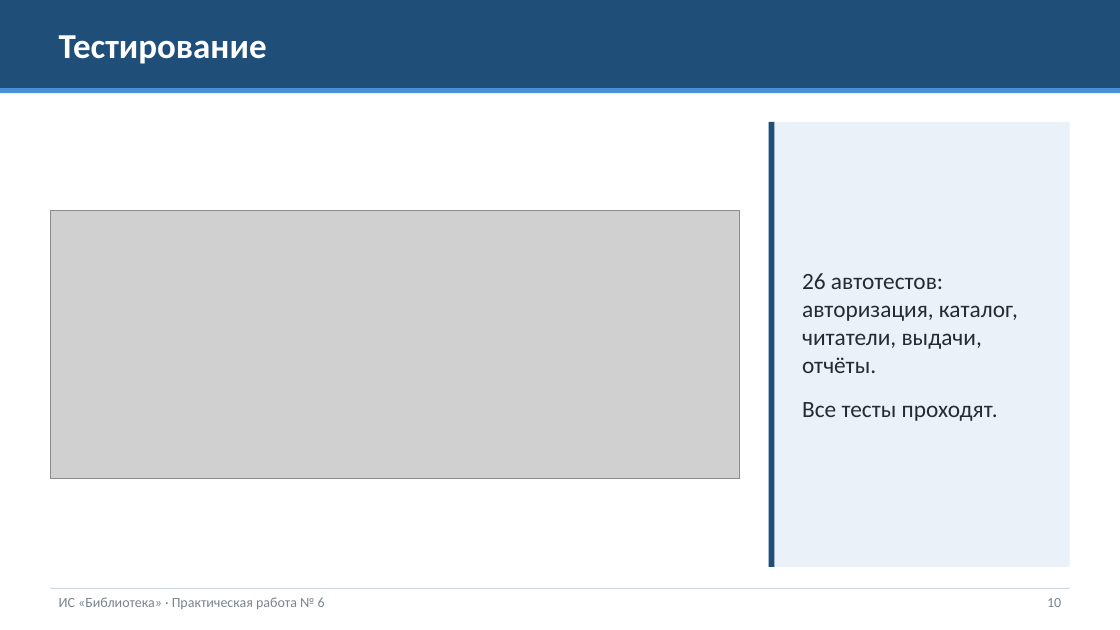
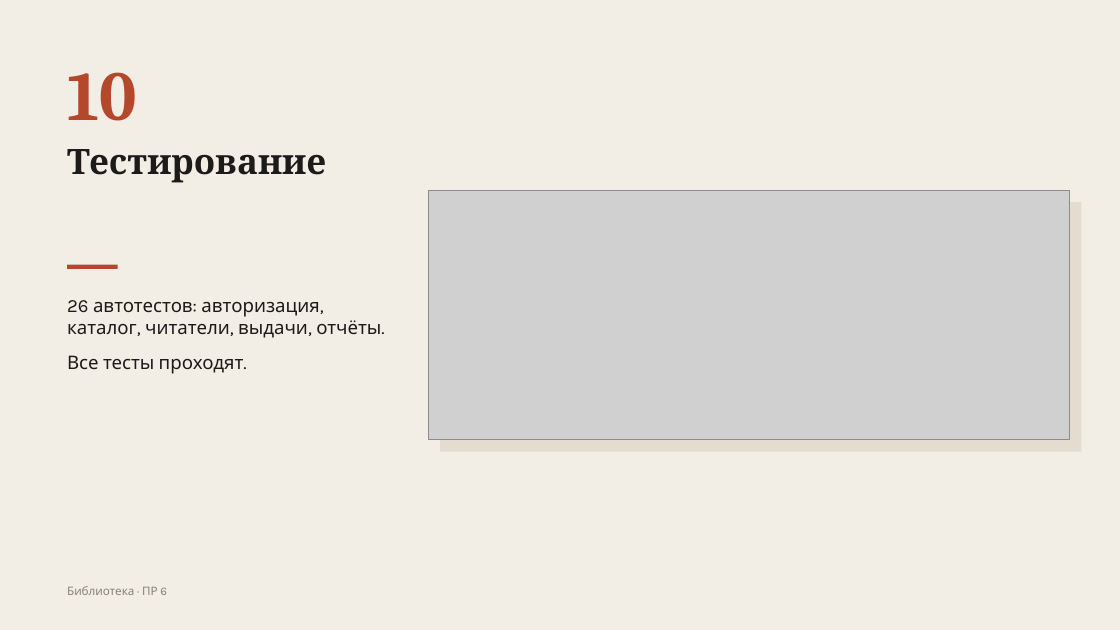
Before and after one commit to aaa111ws/MDK04.01-, a slide deck: slide 10 of pr6/Презентация.pptx. Drawn at 1120x630 pixels with LibreOffice and Linux fonts; fonts in the diff are those of the drawing; grey boxes stand for pictures. Boxes give left, top, right and bottom in pixels: in the first picture for what was removed or moved away, otherwise in the second. Text is boxed around its words. In the diff, an @@ line names an element or a change of style, - is before the commit and + after.

```diff
--- a/pr6/Презентация.pptx
+++ b/pr6/Презентация.pptx
@@ background #FFFFFF to #F3EEE5 @@
@@ rectangle removed at bbox=[0, 0, 1120, 88] @@
@@ text "10": place and size @@
-text "10" at bbox=[1047, 598, 1061, 607]
+text "10" at bbox=[67, 72, 136, 121]
@@ text "10" at bbox=[67, 72, 136, 121]: size 12 to 60 pt, font Calibri to Cambria, text colour #7A8490 to #B5482A, bold on; alignment right to left @@
@@ rectangle removed at bbox=[0, 88, 1120, 93] @@
@@ text "Тестирование": place and size @@
-text "Тестирование" at bbox=[59, 35, 267, 64]
+text "Тестирование" at bbox=[67, 149, 326, 183]
@@ text "Тестирование" at bbox=[67, 149, 326, 183]: font Calibri to Cambria, text colour #FFFFFF to #1C1B19; line spacing 1 to 0.95; vertical alignment middle to top @@
@@ rectangle removed at bbox=[769, 122, 1070, 567] @@
@@ rectangle removed at bbox=[769, 122, 775, 567] @@
@@ picture: place and size @@
-picture at bbox=[50, 210, 739, 479]
+picture at bbox=[429, 190, 1070, 439]
@@ rectangle added at bbox=[440, 202, 1081, 451], fill #E4DCCF @@
@@ rectangle added at bbox=[67, 265, 118, 269], fill #B5482A @@
@@ text "26 автотестов: авторизация, каталог, читатели, ...": place and size @@
-text "26 автотестов: авторизация, каталог, читатели, ..." at bbox=[802, 273, 1018, 421]
+text "26 автотестов: авторизация, каталог, читатели, ..." at bbox=[67, 300, 381, 374]
@@ text "26 автотестов: авторизация, каталог, читатели, ..." at bbox=[67, 300, 381, 374]: size 20 to 16 pt, font Calibri to Karla, text colour #262B33 to #1C1B19; less space between paragraphs; vertical alignment middle to top @@
@@ rectangle removed at bbox=[50, 588, 1070, 589] @@
@@ text at bbox=[67, 586, 167, 595]: text changed; size 12 to 10 pt; font Calibri to Karla; text colour #7A8490 to #8A8178 @@
-ИС «Библиотека» · Практическая работа № 6
+Библиотека · ПР 6
```
Also in this commit, not shown: 11 other slides changed.
